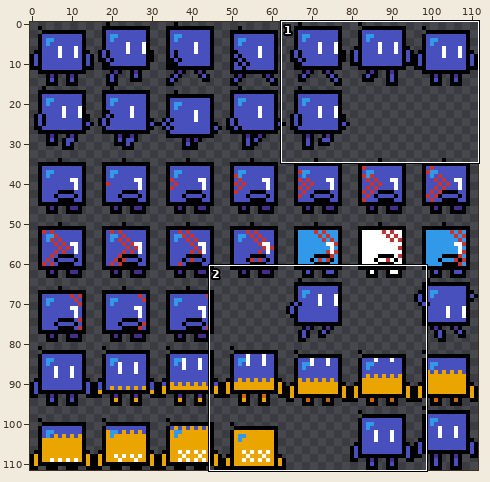
Edited in one commit: sprite sheet (JS-Games/blux/assets/spriteSheets/BluxSpriteSheet.png). Above, an overview of the earlier version with the close-up marked.
Close-up. First the earlier version:
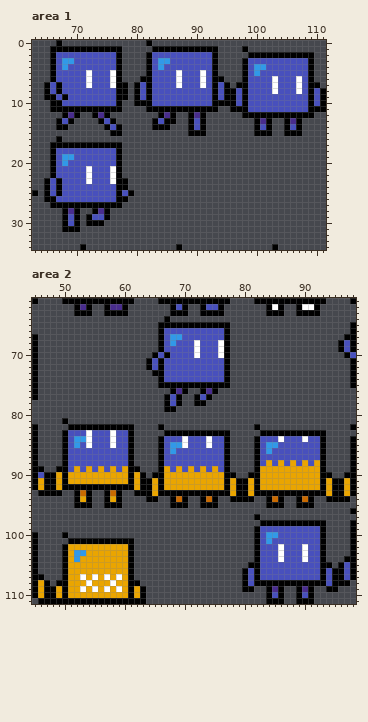
The file is 112x112 pixels. Shown: area 1: x 63..111, y 0..34; area 2: x 45..98, y 61..111.
After:
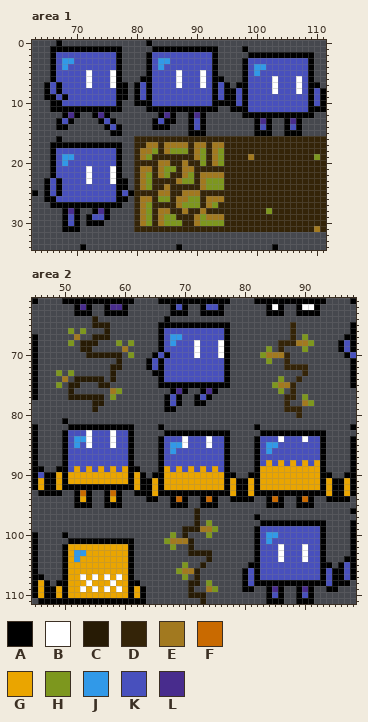
Palette (. is transparent): A #000000  B #ffffff  C #271b05  D #342408  E #a2791f  F #c96a00  G #eaa500  H #7d971e  J #3199e8  K #4850bd  L #482c8d
Commit message: update blux game : set correct animations/controls and add tile map
The exact change:
--- area 1
@@ x 78..111 @@
 15 ...........AAA........AAA..AAA....
-16 ..................................
-17 ..................................
-18 ..................................
-19 ..................................
-20 ..................................
-21 ..................................
-22 ..................................
-23 A.................................
-24 A.................................
-25 KA................................
-26 A.................................
-27 ..................................
-28 ..................................
-29 ..................................
-30 ..................................
-31 ..................................
+16 ..DDDDDDDDDDDDDDDDDDDDDDDDDDDDDDDD
+17 ..DDEEDEEEEDEEDEEDDDDDDDDDDDDDDDDD
+18 ..DEEHDEHHHDEHDEHDDDDDDDDDDDDDDDDD
+19 ..DEHDDDDDDDEHDEHDDDDEDDDDDDDDDDHD
+20 ..DDDDEEDDEDDHDEHDDDDDDDDDDDDDDDDD
+21 ..DEEDEHHDEEDDDDDDDDDDDDDDDDDDDDDD
+22 ..DEHDEHDDEHDEEEEDDDDDDDDDDDDDDDDD
+23 A.DEHDDDDEHHDEHHHDDDDDDDDDDDDDDDDD
+24 A.DEHDDEDDDDDEHHHDDDDDDDDDDDDDDDDD
+25 KADDDDEEDDEEEDDDDDDDDDDDDDDDDDDDDD
+26 A.DEEDHHDEEHHDEEEDDDDDDDDDDDDDDDDD
+27 ..DEHDDDDEHHHDEHDDDDDDDDDDDDDDDDDD
+28 ..DEHDEEDDEDDEDDDDDDDDDDHDDDDDDDDD
+29 ..DEHDEHHDDDEHEEEDDDDDDDDDDDDDDDDD
+30 ..DEHDEHHHDDEHHHHDDDDDDDDDDDDDDDDD
+31 ..DDDDDDDDDDDDDDDDDDDDDDDDDDDDDDED
 32 ..................................
--- area 2
@@ x 45..98 @@
  63 .......AAA..AAAA.......AAA..AAAA.......AAA..AAAA......
- 64 ......................A...............................
- 65 .....................AAAAAAAAAAAA....................A
- 66 .....................AKKKKKKKKKKA....................A
- 67 A....................AKJJKKKKKKKA...................AA
- 68 A....................AKJKKKBKKKBA..................AKA
- 69 A....................AKKKKKBKKKBA..................AKA
- 70 A...................AKAKKKKBKKKBA...................AK
- 71 A..................AKAKKKKKKKKKKA....................A
- 72 A..................AKAKKKKKKKKKKA....................A
- 73 A...................AAKKKKKKKKKKA....................A
- 74 A....................AKKKKKKKKKKA....................A
- 75 A....................AAAAAAAAAAAA....................A
- 76 A......................ALA..ALA.......................
- 77 A.....................AKA..AKA........................
- 78 ......................AKA..AA.........................
- 79 ......................AA..............................
- 80 ......................................................
+ 64 ..........C...........A...............................
+ 65 ..........CCC........AAAAAAAAAAAA..........D.........A
+ 66 ......H.H...C........AKKKKKKKKKKA..........D.........A
+ 67 A......E..CCC........AKJJKKKKKKKA..........D.H......AA
+ 68 A.....H.CCC...H.H....AKJKKKBKKKBA........DDDEEH....AKA
+ 69 A.......CC.....E.....AKKKKKBKKKBA......H.D...H.....AKA
+ 70 A........CCCCCC.H...AKAKKKKBKKKBA.....HEEED.........AK
+ 71 A.............C....AKAKKKKKKKKKKA......H..D..........A
+ 72 A............CC....AKAKKKKKKKKKKA.........DDDD.......A
+ 73 A...H.H......C......AAKKKKKKKKKKA............D.......A
+ 74 A....E.CCCCC.C.......AKKKKKKKKKKA........H..D........A
+ 75 A...H.CC...CC........AAAAAAAAAAAA.......HEED.........A
+ 76 A.....C......EH........ALA..ALA..........H.D..........
+ 77 A.....CCCCCC.H........AKA..AKA............DD.H........
+ 78 ..........CC..........AKA..AA.............D..EH.......
+ 79 ..........C...........AA..................DDD.........
+ 80 ............................................D.........
  81 .....A................................................
@@ x 65..77 @@
  95 ...AAA..AAA..
- 96 .............
- 97 .............
- 98 .............
- 99 .............
-100 .............
-101 .............
-102 .............
-103 .............
-104 .............
-105 .............
-106 .............
-107 .............
-108 .............
-109 .............
-110 .............
-111 .............
+ 96 .......C.....
+ 97 .......C.....
+ 98 .......C.H...
+ 99 .....CCCEEH..
+100 ...H.C...H...
+101 ..HEEEC......
+102 ...H..C......
+103 ......CCCC...
+104 .........C...
+105 .....H..C....
+106 ....HEEC.....
+107 .....H.C.....
+108 ......CC.H...
+109 ......C..EH..
+110 ......CCC....
+111 ........C....
